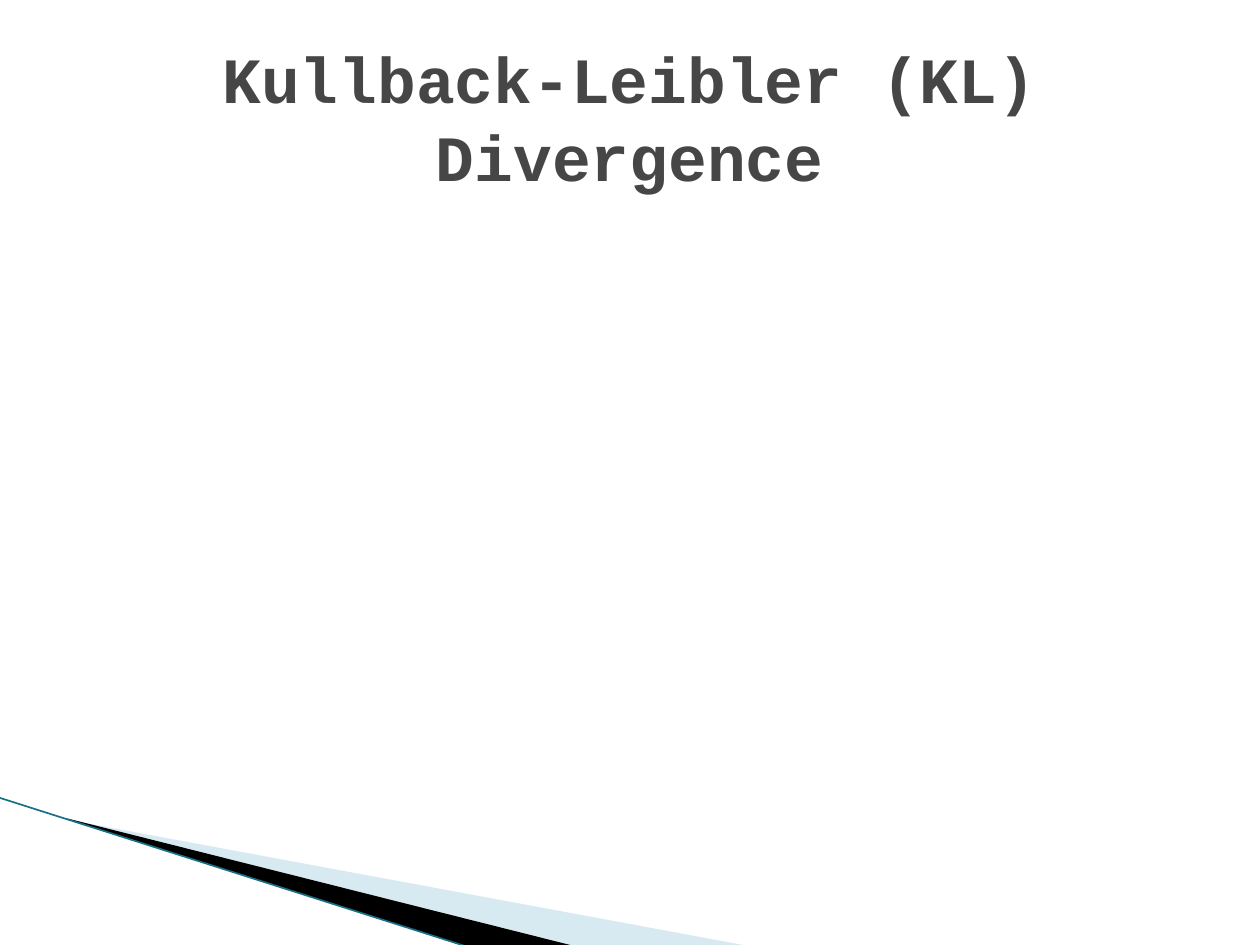
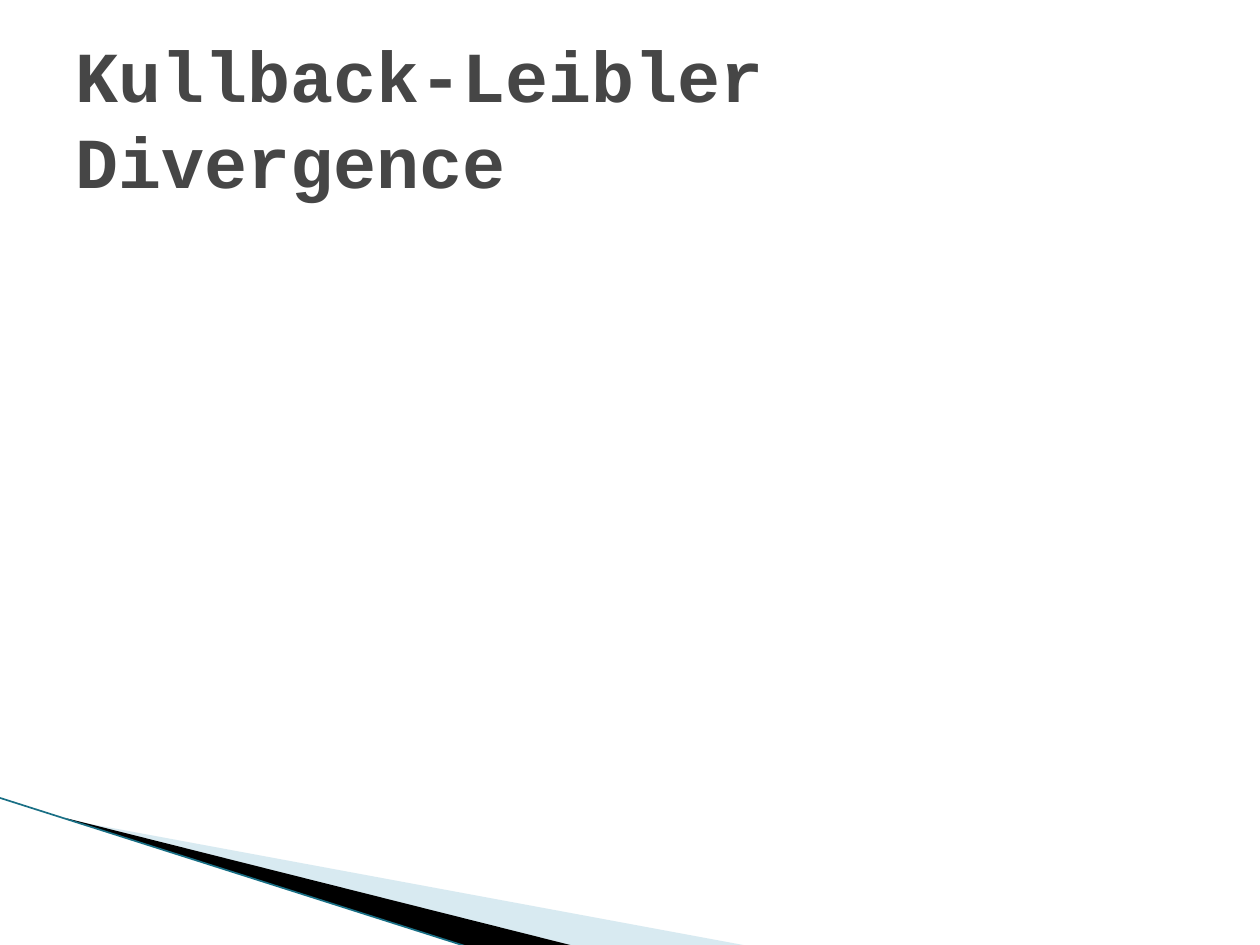
Before and after one commit to huangkaiyikatherine/nexperia, a slide deck: slide 6 of Recent Works on Noisy Labels Robustness.pptx. Drawn at 1260x945 pixels with LibreOffice and Linux fonts; fonts in the diff are those of the drawing; grey boxes stand for pictures; background and template pictures are left out. Boxes give left, top, right and bottom in pixels: in the first picture for what was removed or moved away, otherwise in the second. Text is boxed around its words. In the diff, an @@ line names an element or a change of style, - is before the commit and + after.

```diff
--- a/Recent Works on Noisy Labels Robustness.pptx
+++ b/Recent Works on Noisy Labels Robustness.pptx
@@ title at bbox=[75, 51, 764, 203]: text changed; size 36.9 to 41 pt @@
-Kullback-Leibler (KL) Divergence
+Kullback-Leibler Divergence
```
Also in this commit, not shown: 9 other slides changed.
